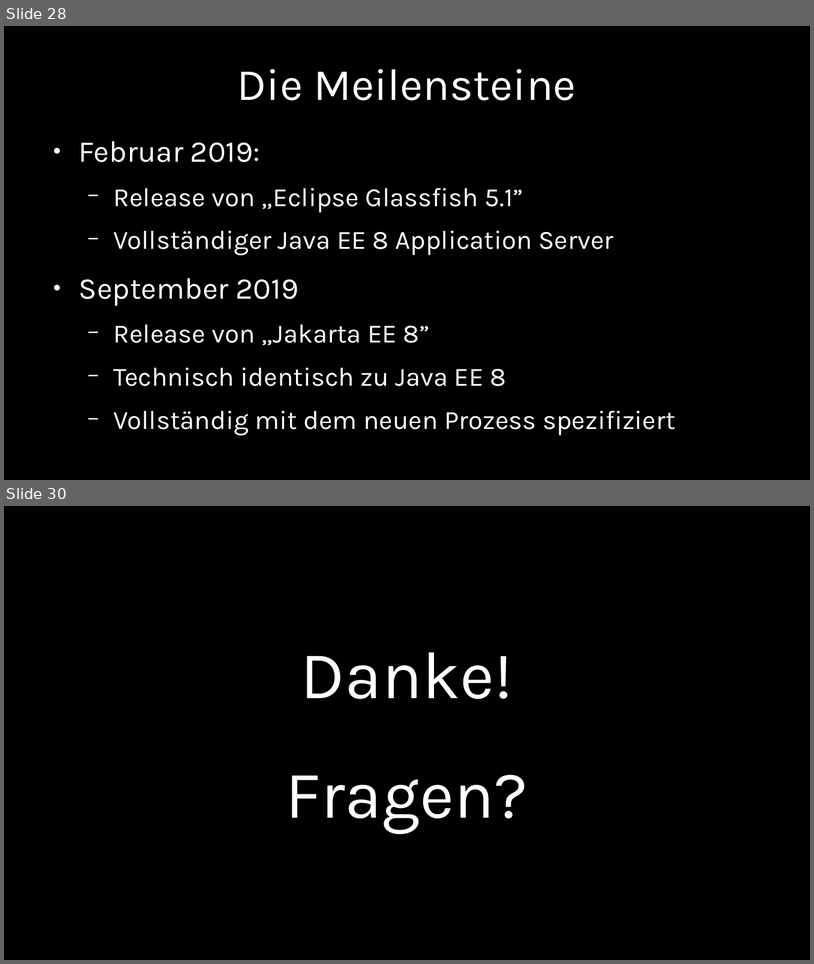
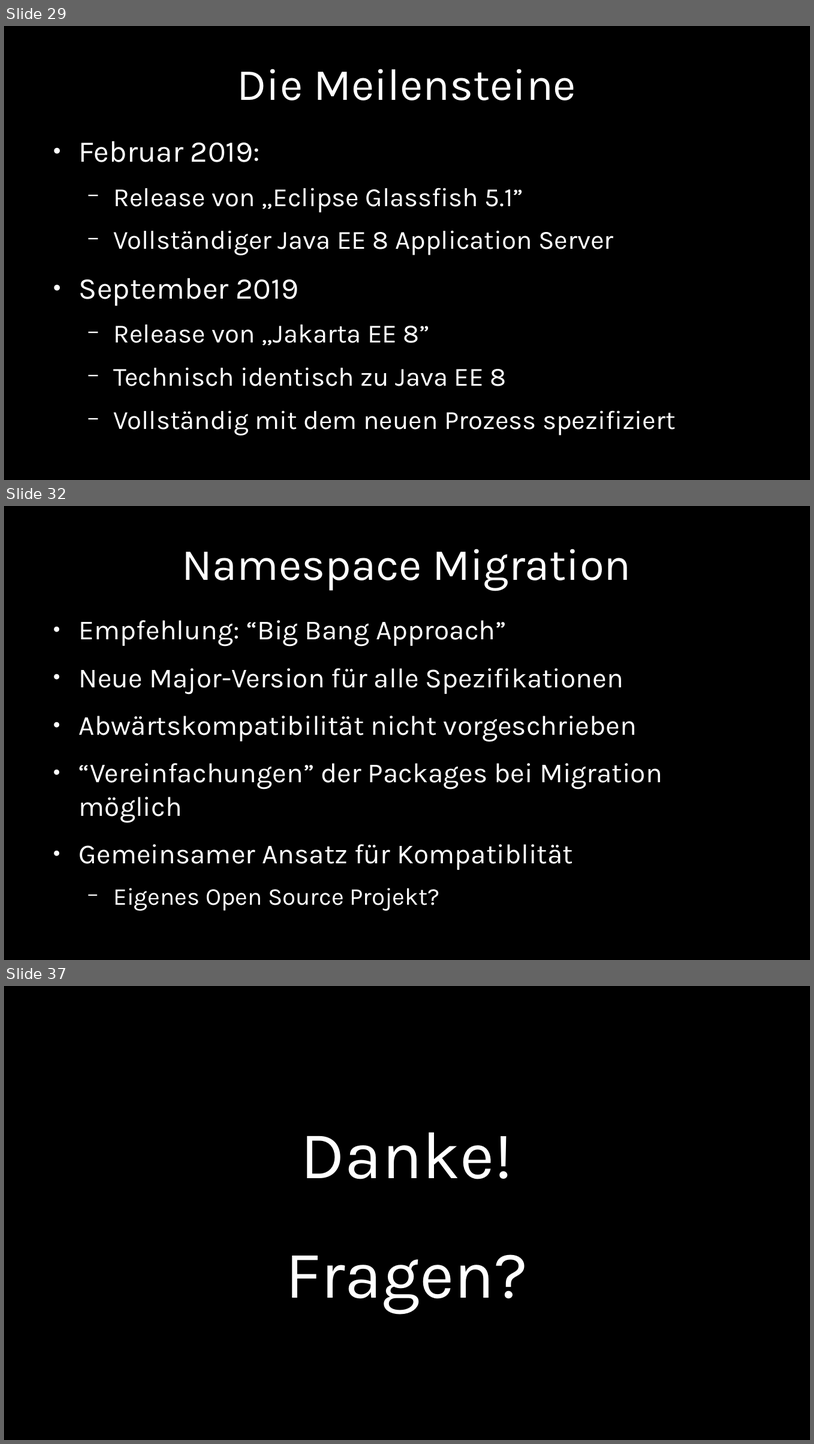
Before and after one commit to chkal/talks, a slide deck: 2019-11-jvmcon-jakarta-ee/JakartaEE.odp. Shown one above the other, each under a label of ours: slides 28 and 30 before the commit, slides 29, 32 and 37 after it; the slides between them are not shown. The pictures are 814x964 and 814x1444 pixels, drawn with LibreOffice and Linux fonts; fonts in the diff are those of the drawing. Boxes give left, top, right and bottom in pixels: in the first picture for what was removed or moved away, otherwise in the second. Text is boxed around its words. In the diff, an @@ line names an element or a change of style, - is before the commit and + after.

```diff
--- a/2019-11-jvmcon-jakarta-ee/JakartaEE.odp
+++ b/2019-11-jvmcon-jakarta-ee/JakartaEE.odp
@@ slide 32 added at [4,506,810,960], background #000000 @@
@@ title added at [182,549,632,590], 44 pt, text #FFFFFF @@
+Namespace Migration
@@ text added at [79,620,663,910], 27.2 pt, text #FFFFFF @@
+● Empfehlung: “Big Bang Approach”
+● Neue Major-Version für alle Spezifikationen
+● Abwärtskompatibilität nicht vorgeschrieben
+● “Vereinfachungen” der Packages bei Migration möglich
+● Gemeinsamer Ansatz für Kompatiblität
+  − Eigenes Open Source Projekt?
@@ what was slide 28 is now slide 29 @@
@@ what was slide 30 is now slide 37 @@
```
Also in this commit, not shown: 3 slides changed, 7 other slides added, 1 slide removed, 1 other file.
